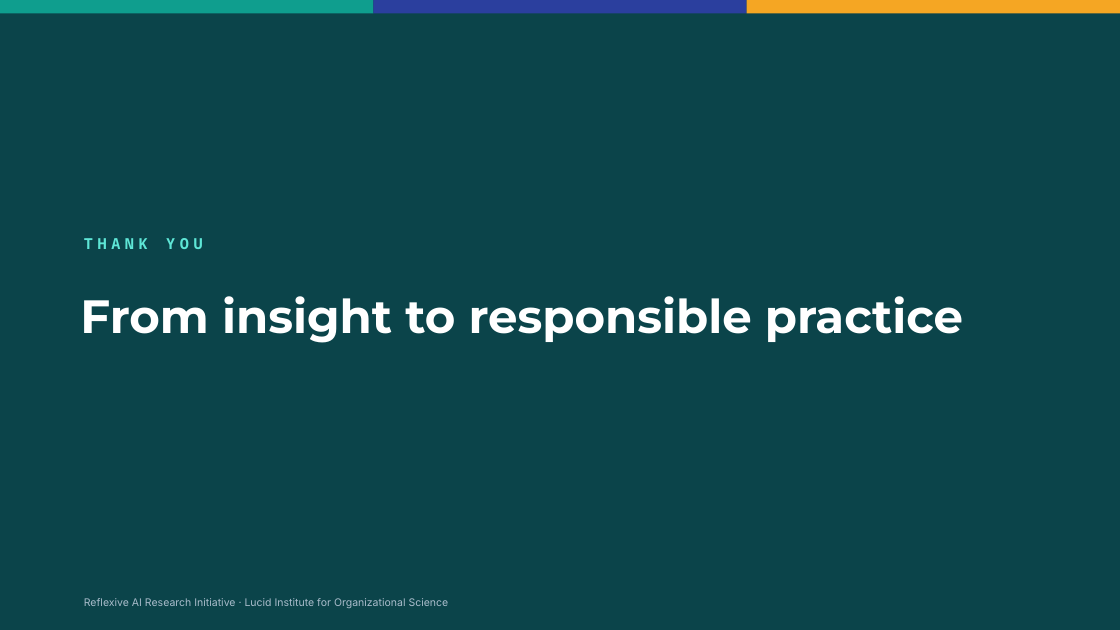
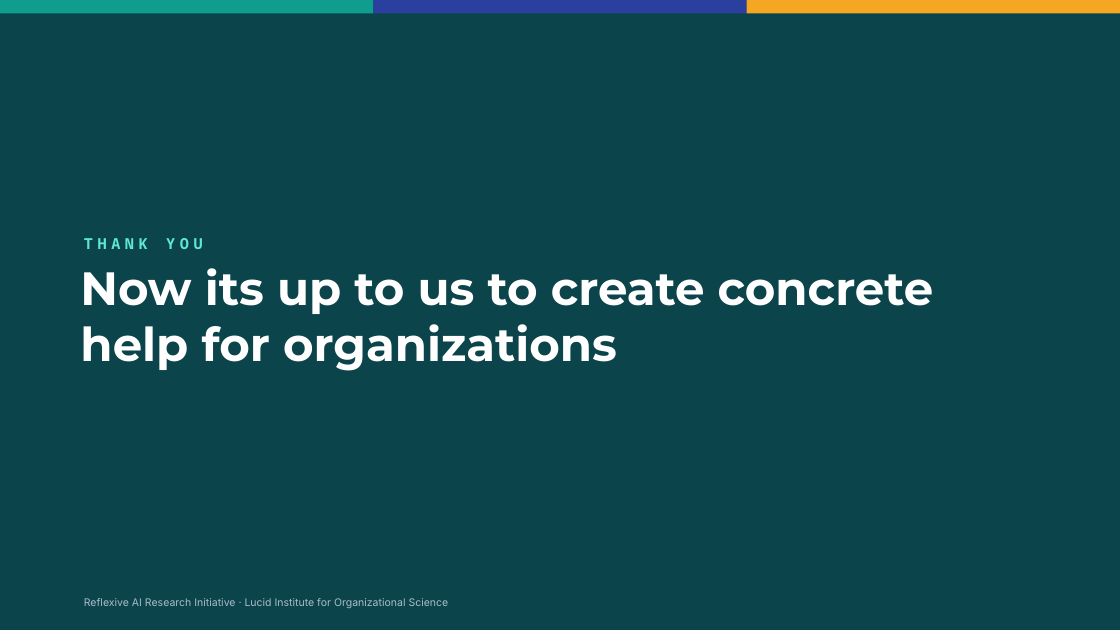
Before and after one commit to LucidInstitute/Reflexive-AI-Initiative, a slide deck: slide 9 of Work Group Guide/Source/Research Presentation.pptx (slide 7 before the commit). Drawn at 1120x630 pixels with LibreOffice and Linux fonts; fonts in the diff are those of the drawing; background and template pictures are left out. Boxes give left, top, right and bottom in pixels: in the first picture for what was removed or moved away, otherwise in the second. Text is boxed around its words. In the diff, an @@ line names an element or a change of style, - is before the commit and + after.

```diff
--- a/Work Group Guide/Source/Research Presentation.pptx
+++ b/Work Group Guide/Source/Research Presentation.pptx
@@ text at <box>80,268,934,371</box>: text changed @@
-From insight to responsible practice
+Now its up to us to create concrete help for organizations
```
Also in this commit, not shown: 1 other slide changed, 2 slides added, 1 other file.
